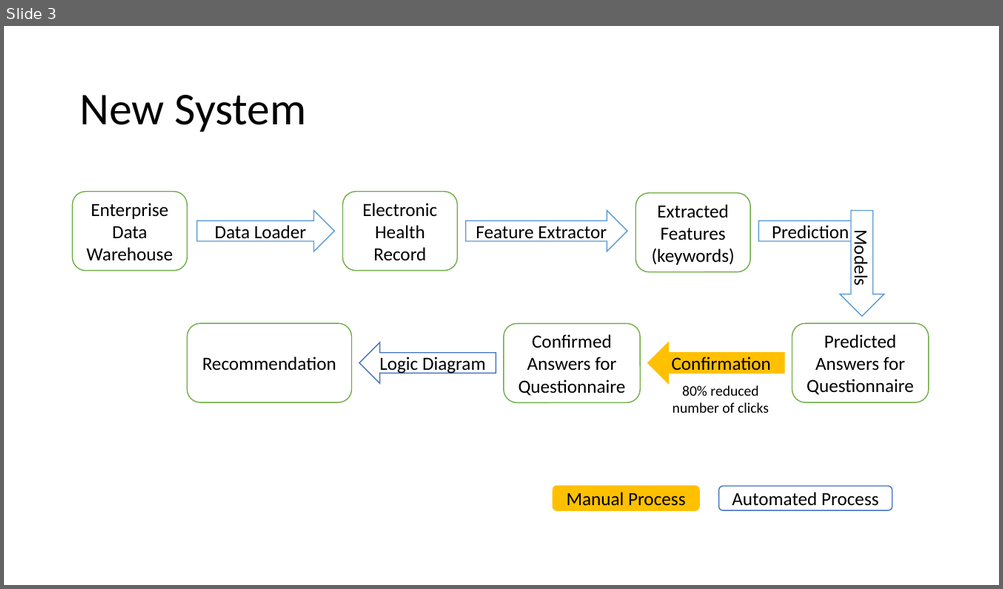
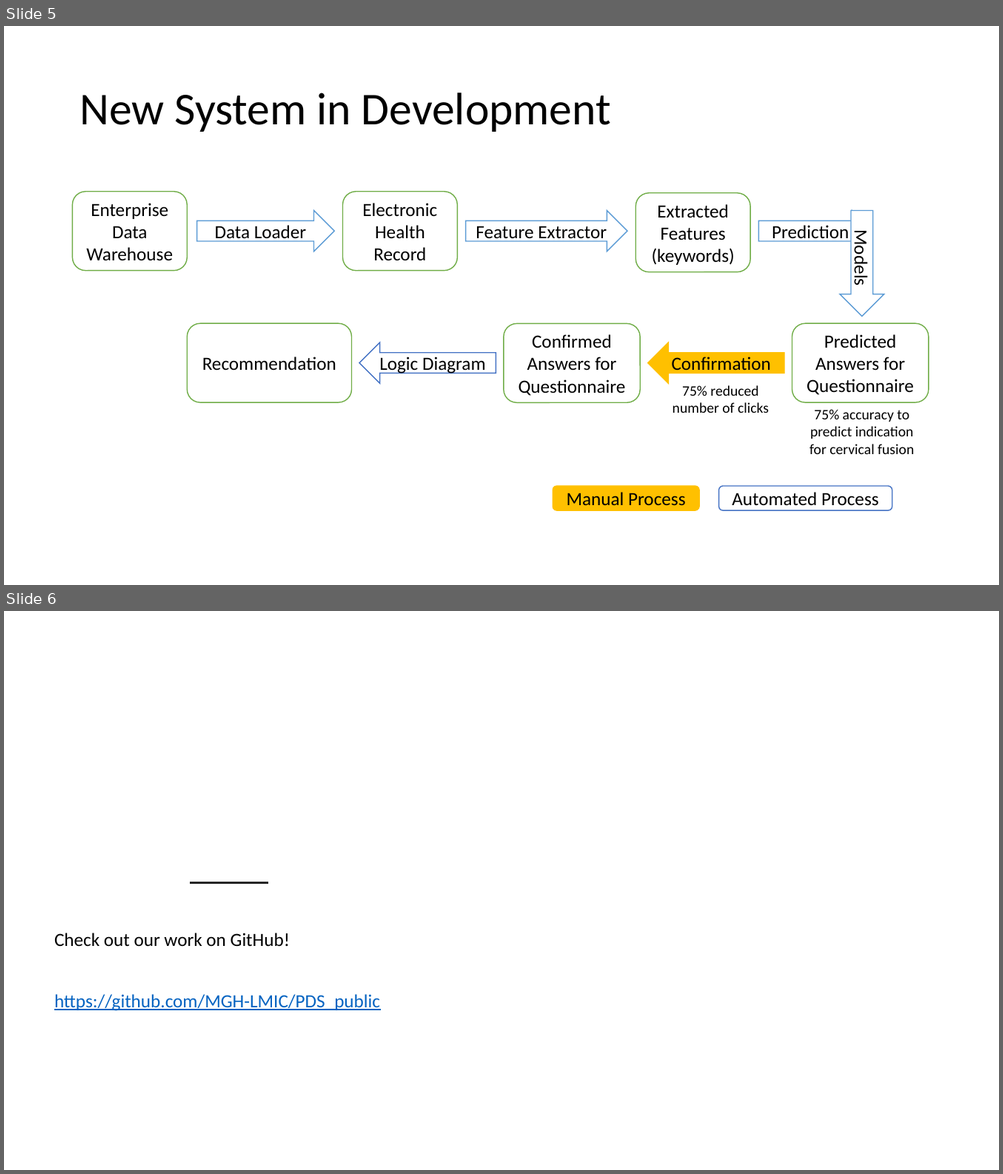
Before and after one commit to MGH-LMIC/PDS_public, a slide deck: PDS_overview_Apr2019.pptx. Shown one above the other, each under a label of ours: slide 3 before the commit, slides 5 and 6 after it. The pictures are 1003x589 and 1003x1174 pixels, drawn with LibreOffice and Linux fonts; fonts in the diff are those of the drawing; background and template pictures are left out. Boxes give left, top, right and bottom in pixels: in the first picture for what was removed or moved away, otherwise in the second. Text is boxed around its words. In the diff, an @@ line names an element or a change of style, - is before the commit and + after.

```diff
--- a/PDS_overview_Apr2019.pptx
+++ b/PDS_overview_Apr2019.pptx
@@ slide 6 added at [4, 611, 999, 1170], background picture (left out) @@
@@ freeform shape added at [4, 692, 495, 1170], fill #FFFFFF at 75% opacity @@
@@ line added from (190, 883) to (267, 883), #262626 2 pt @@
@@ text added at [54, 933, 380, 1011], 18 pt, text #0563C1, underline @@
+Check out our work on GitHub!
+https://github.com/MGH-LMIC/PDS_public
@@ what was slide 3 is now slide 5 @@
@@ slide 5 changed as well @@
@@ title at [79, 93, 611, 132]: text changed @@
-New System
+New System in Development
@@ text at [672, 386, 768, 413]: text changed @@
-80% reduced number of clicks
+75% reduced number of clicks
@@ text added at [809, 409, 913, 454], 14 pt, text #000000 @@
+75% accuracy to predict indication for cervical fusion
```
Also in this commit, not shown: 2 other slides changed, 2 other slides added.
